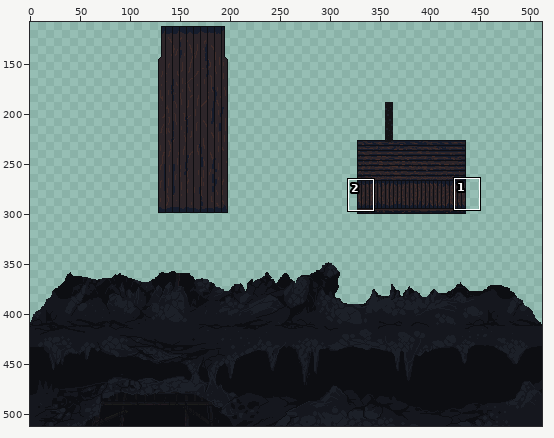
Sprite sheet, stored at files/biome/deadvillage/1b.png. The first picture is a wide view before the edit; the outline marks the close-up.
Close-up. Earlier state:
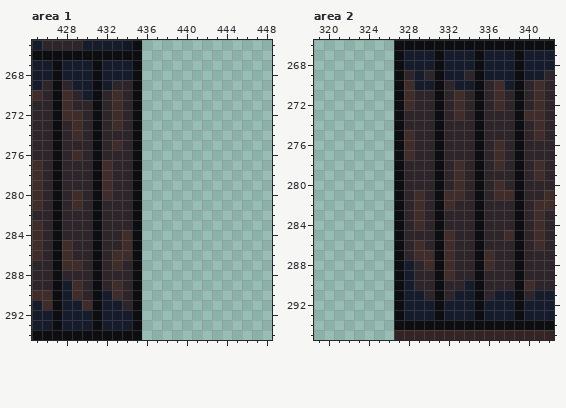
The file is 512x512 pixels. Colours within 5 levels of each other are drawn and written as one. Shown: area 1: x 425..448, y 265..294; area 2: x 319..342, y 266..295. The wide view leaves out empty margins. The commit also changed other parts of the picture, which this record leaves out.
And afterwards:
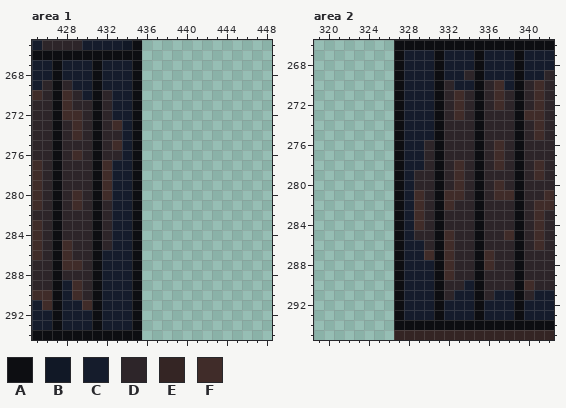
Palette (. is transparent): A #0d0e12  B #111826  C #151c2c  D #2d2529  E #342524  F #402c29
Changes in this commit:
--- area 1
@@ x 430..436 @@
 268 CACCCA.
-269 CACDDA.
-270 CADFDA.
-271 DADFDA.
-272 DADFDA.
-273 DADFDA.
-274 DADDDA.
-275 DADFDA.
-276 DADDDA.
-277 DAFDDA.
-278 DAFDDA.
-279 DAFDDA.
-280 DAFDDA.
-281 DADDDA.
-282 DADDDA.
-283 DADDDA.
-284 DADDFA.
-285 DADDFA.
-286 DADFFA.
-287 DADFDA.
-288 DADDDA.
-289 DADFDA.
-290 DACFDA.
-291 FACCDA.
+269 CACCCA.
+270 CADCCA.
+271 DADCCA.
+272 DADCCA.
+273 DADFCA.
+274 DADDCA.
+275 DADFCA.
+276 DADDCA.
+277 DAFCCA.
+278 DAFCCA.
+279 DAFCCA.
+280 DAFCCA.
+281 DADCCA.
+282 DADCCA.
+283 DADCCA.
+284 DADCCA.
+285 DADCCA.
+286 DACCCA.
+287 DACCCA.
+288 DACCCA.
+289 DACCCA.
+290 DACCCA.
+291 FACCCA.
 292 CACCCA.
--- area 2
@@ x 326..332 @@
 268 .ACCCAC
-269 .ADCDAC
-270 .AFCCAD
-271 .AFDDAD
-272 .AFDDAD
-273 .ADDDAD
-274 .ADDDAD
-275 .AFDDAD
-276 .AFDDAD
-277 .AFDDAD
-278 .ADDDAD
-279 .ADDDAD
-280 .ADDDAD
-281 .ADFDAF
-282 .ADFDAF
-283 .ADFDAD
-284 .ADFDAD
-285 .ADDDAF
-286 .ADFDAF
-287 .ADFFAF
-288 .ACDFAF
-289 .ACDDAF
-290 .ACDDAD
-291 .ACCDAD
+269 .ACCCAC
+270 .ACCCAD
+271 .ACCCAD
+272 .ACCCAD
+273 .ACCCAD
+274 .ACCCAD
+275 .ACCCAD
+276 .ACCDAD
+277 .ACCDAD
+278 .ACCDAD
+279 .ACDDAD
+280 .ACDDAD
+281 .ACFDAF
+282 .ACFDAF
+283 .ACFDAD
+284 .ACFDAD
+285 .ACDDAF
+286 .ACCDAF
+287 .ACCFAF
+288 .ACCCAF
+289 .ACCCAF
+290 .ACCCAD
+291 .ACCCAD
 292 .ACCCAC
